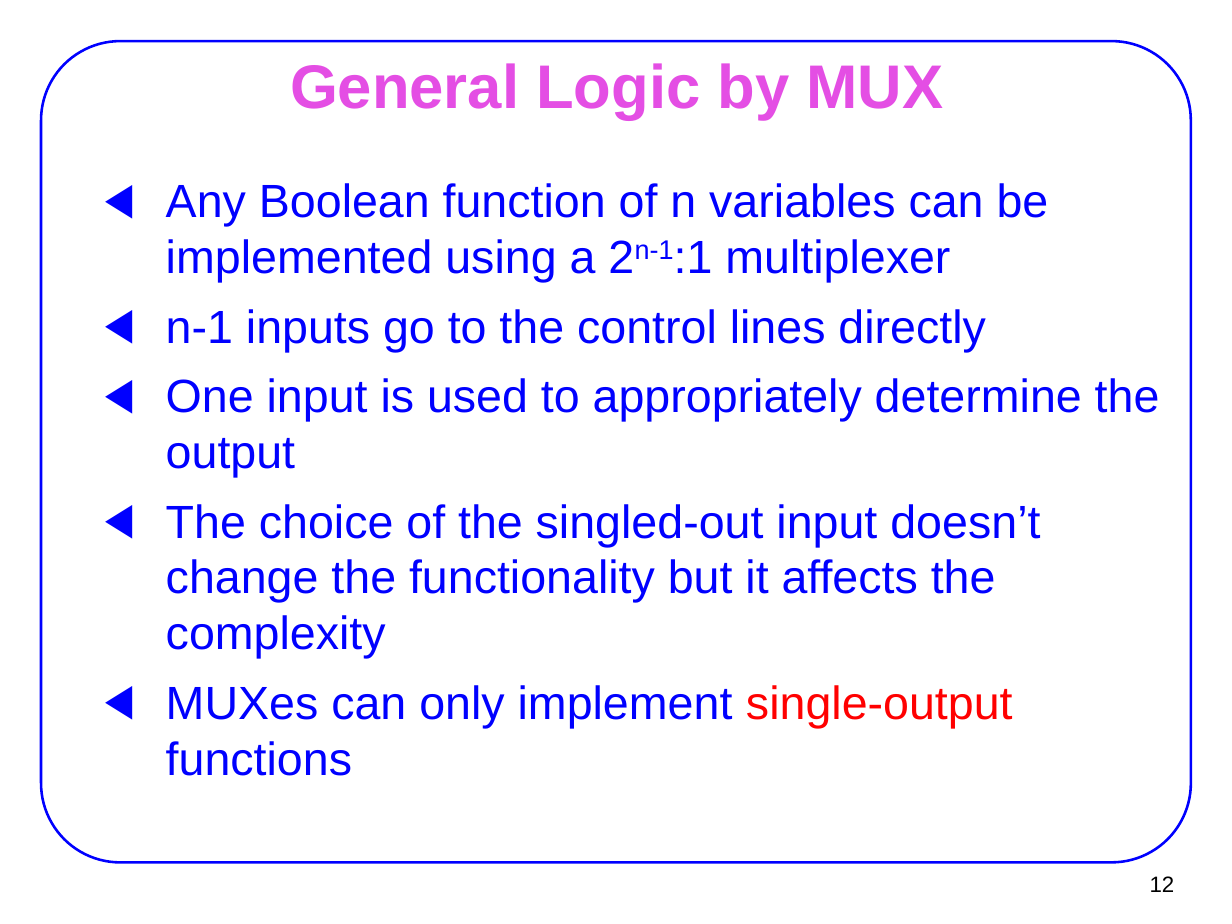
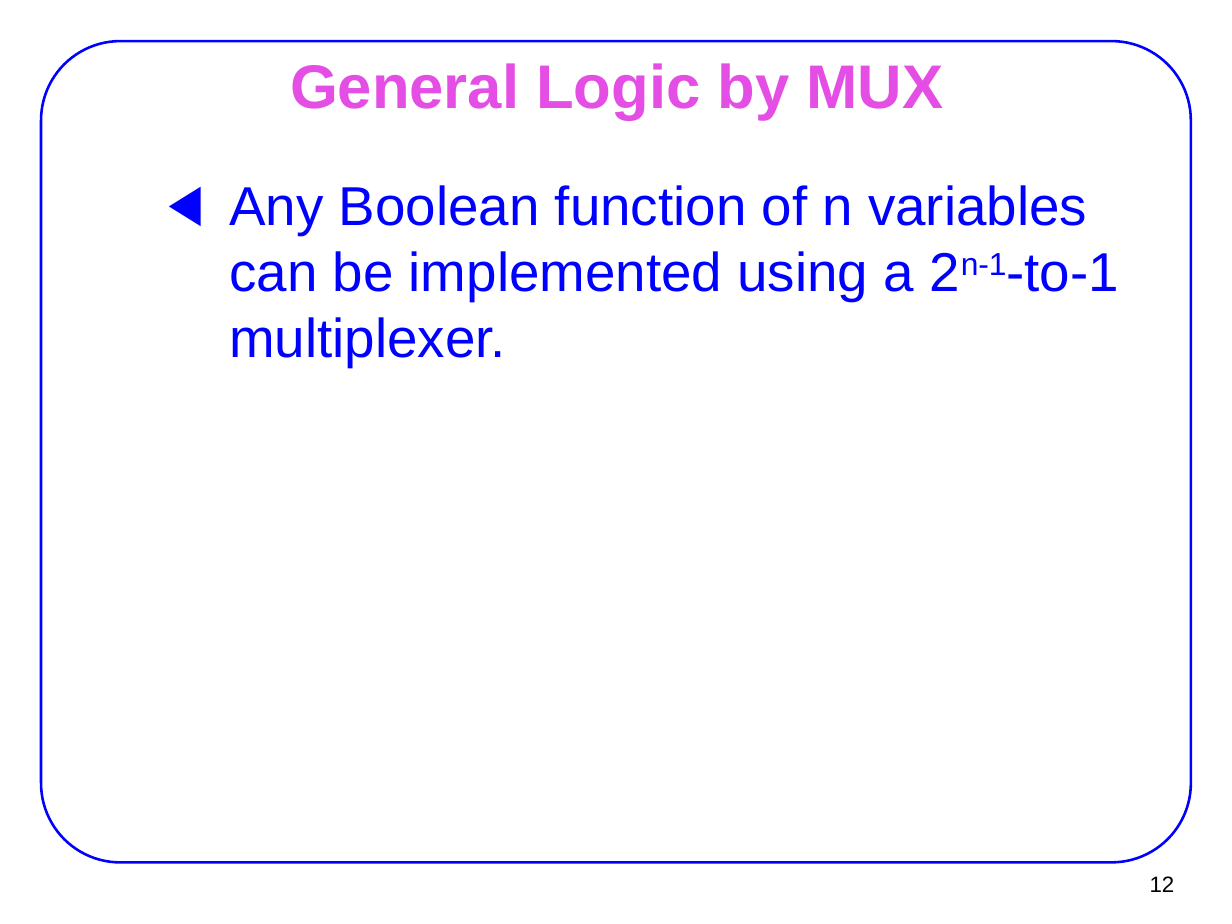
Before and after one commit to AUT-CE-Archive/AUT-CE-LC, a slide deck: slide 12 of Slides/07_mux.ppt. Drawn at 1232x924 pixels with LibreOffice and Linux fonts; fonts in the diff are those of the drawing. Boxes give left, top, right and bottom in pixels: in the first picture for what was removed or moved away, otherwise in the second. Text is boxed around its words. In the diff, an @@ line names an element or a change of style, - is before the commit and + after.

```diff
--- a/Slides/07_mux.ppt
+++ b/Slides/07_mux.ppt
@@ text at (x1=229, y1=185, x2=1119, y2=367): text changed; size 27.2 to 32 pt @@
-  ◀ Any Boolean function of n variables can be implemented using a 2n-1:1 multiplexer
-  ◀ n-1 inputs go to the control lines directly
-  ◀ One input is used to appropriately determine the output
-  ◀ The choice of the singled-out input doesn’t change the functionality but it affects the complexity
-  ◀ MUXes can only implement single-output functions
+  ◀ Any Boolean function of n variables can be implemented using a 2n-1-to-1 multiplexer.
```
Also in this commit, not shown: 13 other slides changed, 1 slide added, 1 slide removed, 31 other files.
